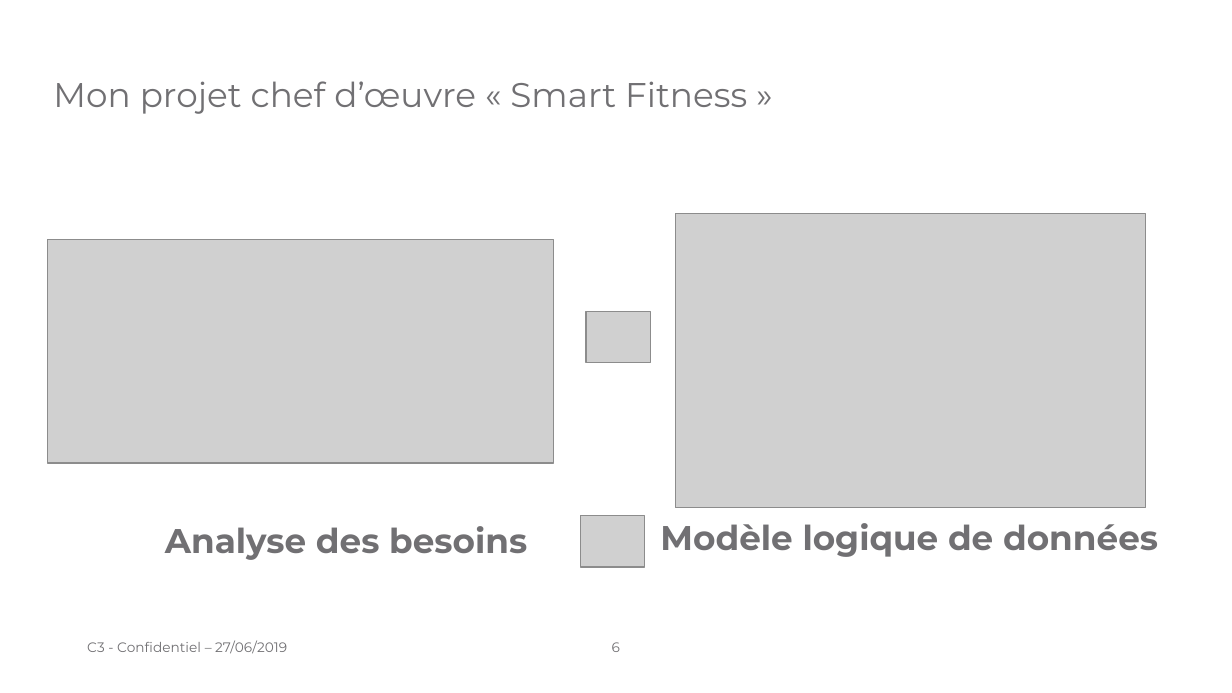
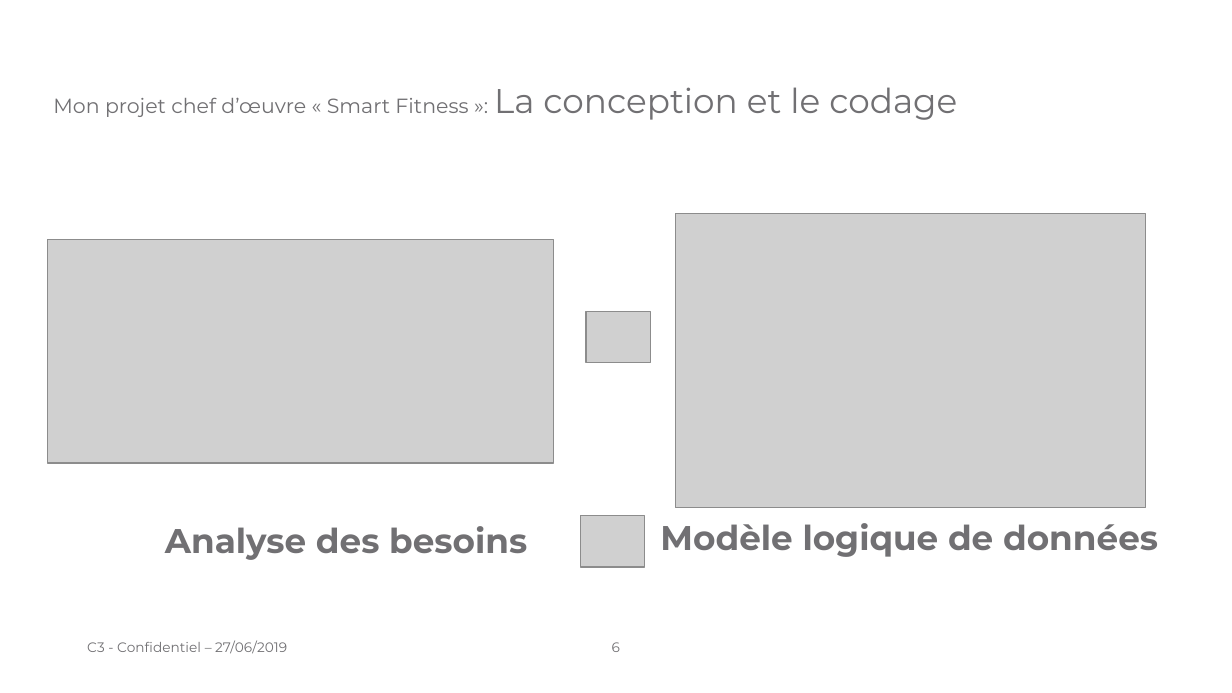
Before and after one commit to laurentpicardLP2/smartFitness, a slide deck: slide 6 of docs/oral/Présentation orale - Projet chef d'œuvre.odp. Drawn at 1232x693 pixels with LibreOffice and Linux fonts; fonts in the diff are those of the drawing; grey boxes stand for pictures; background and template pictures are left out. Boxes give left, top, right and bottom in pixels: in the first picture for what was removed or moved away, otherwise in the second. Text is boxed around its words. In the diff, an @@ line names an element or a change of style, - is before the commit and + after.

```diff
--- a/docs/oral/Présentation orale - Projet chef d'œuvre.odp
+++ b/docs/oral/Présentation orale - Projet chef d'œuvre.odp
@@ title at <box>53,87,957,120</box>: text changed; size 20 to 12 pt @@
-Mon projet chef d’œuvre « Smart Fitness »
+Mon projet chef d’œuvre « Smart Fitness »: La conception et le codage
```
Also in this commit, not shown: 1 slide added, 1 other file.
